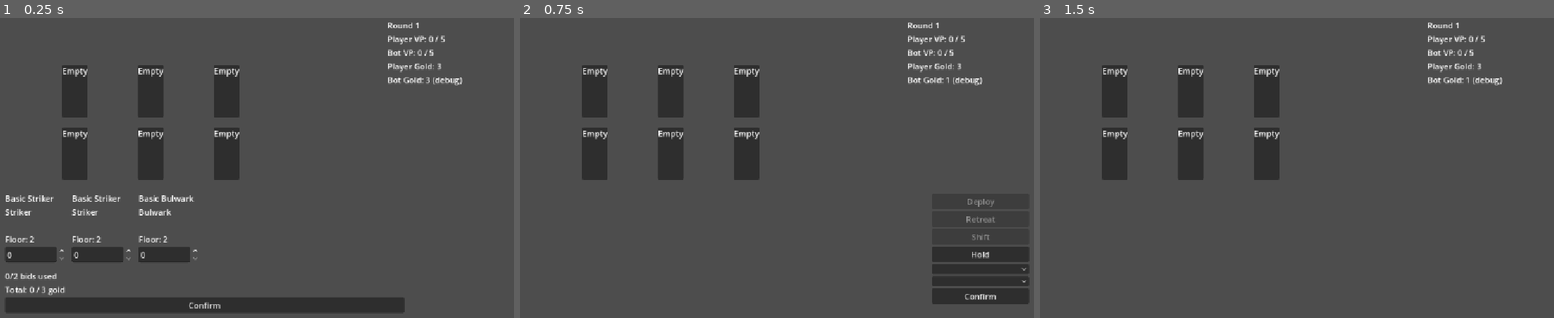
Above: before the commit, frames 1-3 (left to right).
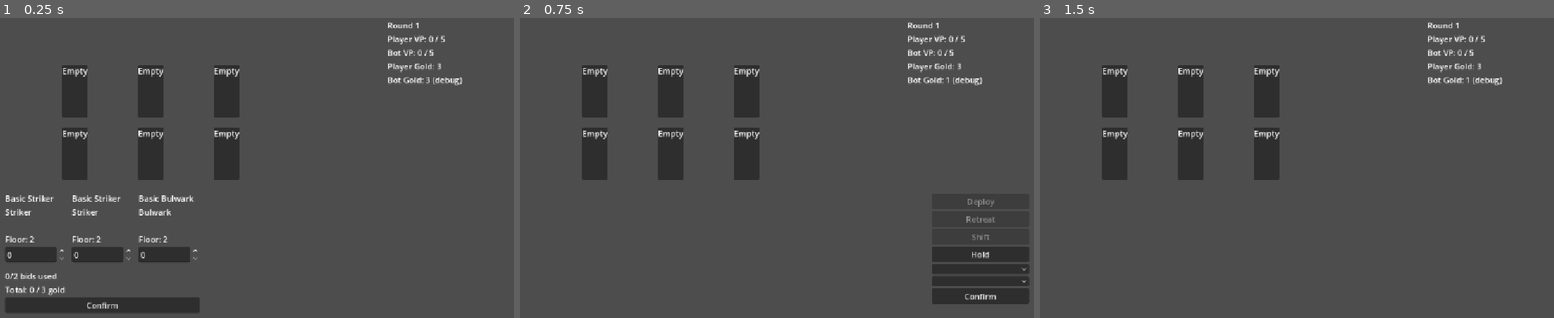
Above: after the commit, the same moments.

Repository: ReeseHerron/PocketTeactics
Game: Godot game, scene res://scenes/Main.tscn
Same seed, same stepped clock (60 frames per second), same inputs: the game is played once before the commit and once after it. This scene is started directly instead of the project's main scene.
Inputs:
- Up to frame 1 (0.25 s): no input
- Up to frame 2 (0.75 s): click "Confirm" at 0.5 s
- Up to frame 3 (1.5 s): click "Confirm" at 1.25 s

The runs differ from the first frame. In frame 1, 2.0% of the frame differs, in the area x 16-79%, y 93-99%; in frame 2, nothing differs; in frame 3, nothing differs.

Commit message:
adjusted

Diff:
--- a/lane-battler/scenes/Main.tscn
+++ b/lane-battler/scenes/Main.tscn
@@ -248,6 +248,8 @@
 layout_mode = 2
 
 [node name="ConfirmBtn" type="Button" parent="DraftPanel" unique_id=212421596]
+custom_maximum_size = Vector2(385, -1)
+propagate_maximum_size = true
 layout_mode = 2
 text = "Confirm"
 
